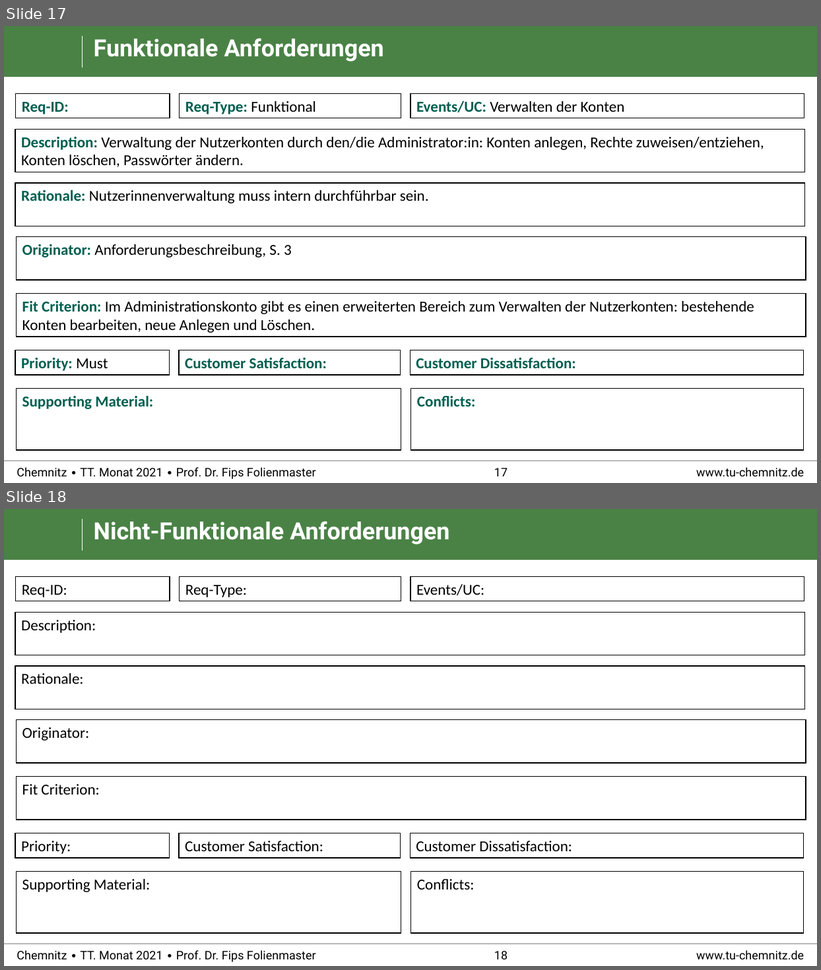
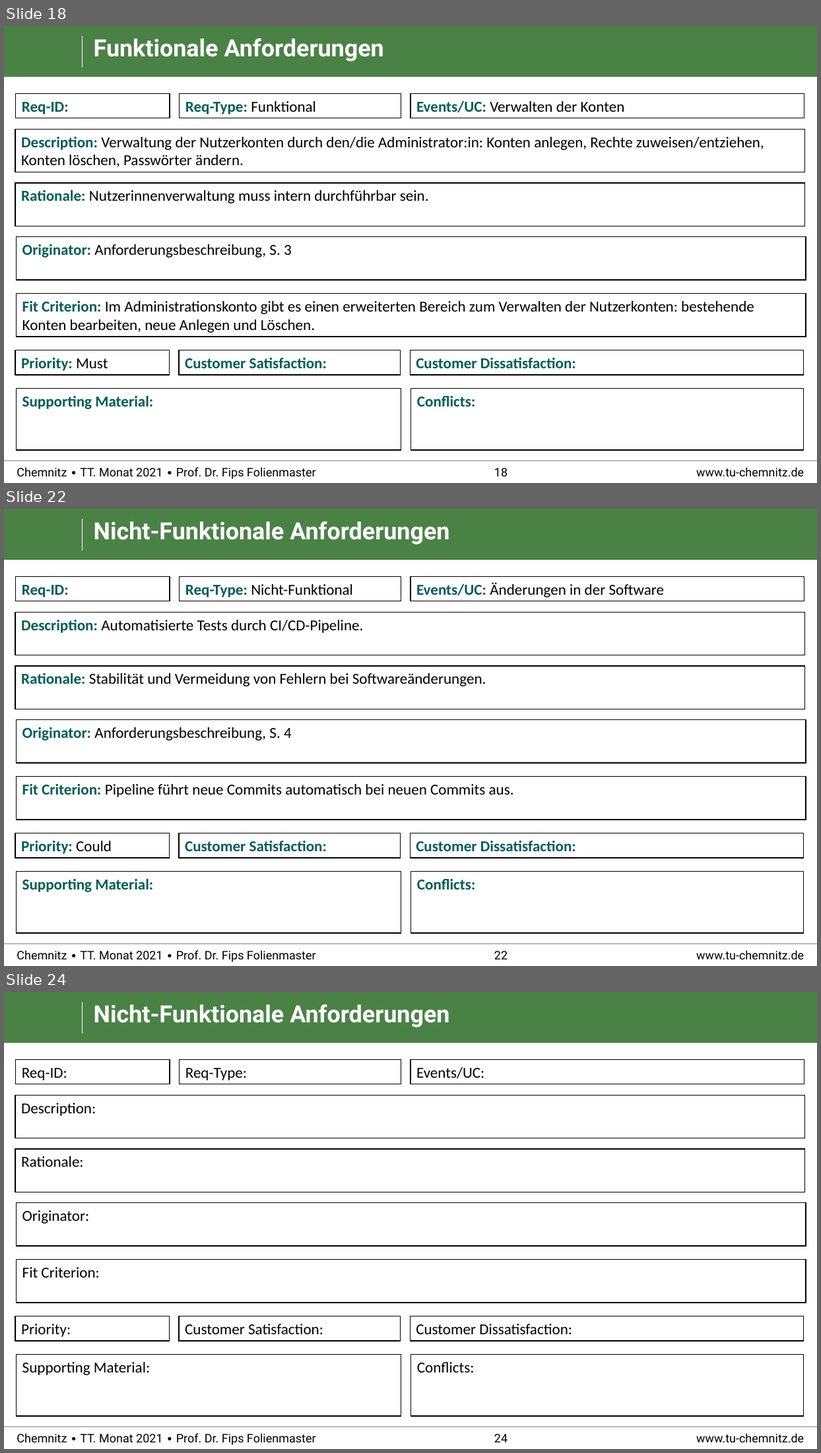
Before and after one commit to RealBiggerBo/Softwaretechnik, a slide deck: SnowCards_Requirements.pptx. Shown one above the other, each under a label of ours: slides 17 and 18 before the commit, slides 18, 22 and 24 after it; the slides between them are not shown. The pictures are 821x970 and 821x1453 pixels, drawn with LibreOffice and Linux fonts; fonts in the diff are those of the drawing; background and template pictures are left out. Boxes give left, top, right and bottom in pixels: in the first picture for what was removed or moved away, otherwise in the second. Text is boxed around its words. In the diff, an @@ line names an element or a change of style, - is before the commit and + after.

```diff
--- a/SnowCards_Requirements.pptx
+++ b/SnowCards_Requirements.pptx
@@ slide 22 added at (4, 509, 817, 966), background #FFFFFF; not listed: 6 template elements that a slide beside it also shows @@
@@ title added at (94, 521, 450, 545), 28 pt, text #FFFFFF, bold @@
+Nicht-Funktionale Anforderungen
@@ rectangle added at (16, 577, 170, 601), fill #FFFFFF, outline #000000 1 pt, 18 pt, text #005F50, bold @@
+Req-ID:
@@ rectangle added at (180, 577, 401, 601), fill #FFFFFF, outline #000000 1 pt, 18 pt, text #000000 @@
+Req-Type: Nicht-Funktional
@@ rectangle added at (411, 577, 805, 601), fill #FFFFFF, outline #000000 1 pt, 18 pt, text #000000 @@
+Events/UC: Änderungen in der Software
@@ group added at (15, 612, 806, 820): 4 rectangles @@
+Description: Automatisierte Tests durch CI/CD-Pipeline.
+Rationale: Stabilität und Vermeidung von Fehlern bei Softwareänderungen.
+Originator: Anforderungsbeschreibung, S. 4
+Fit Criterion: Pipeline führt neue Commits automatisch bei neuen Commits aus.
@@ rectangle added at (15, 834, 169, 858), fill #FFFFFF, outline #000000 1 pt, 18 pt, text #005F50, bold @@
+Priority: Could
@@ rectangle added at (179, 834, 401, 858), fill #FFFFFF, outline #000000 1 pt, 18 pt, text #005F50, bold @@
+Customer Satisfaction:
@@ rectangle added at (411, 834, 805, 858), fill #FFFFFF, outline #000000 1 pt, 18 pt, text #005F50, bold @@
+Customer Dissatisfaction:
@@ rectangle added at (16, 872, 401, 933), fill #FFFFFF, outline #000000 1 pt, 18 pt, text #005F50, bold @@
+Supporting Material:
@@ rectangle added at (411, 872, 805, 933), fill #FFFFFF, outline #000000 1 pt, 18 pt, text #005F50, bold @@
+Conflicts:
@@ what was slide 17 is now slide 18 @@
@@ page number at (494, 468, 508, 477): text changed @@
-17
+18
@@ what was slide 18 is now slide 24 @@
@@ page number at (494, 1434, 508, 1443): text changed @@
-18
+24
```
Also in this commit, not shown: 8 slides changed, 5 other slides added.
